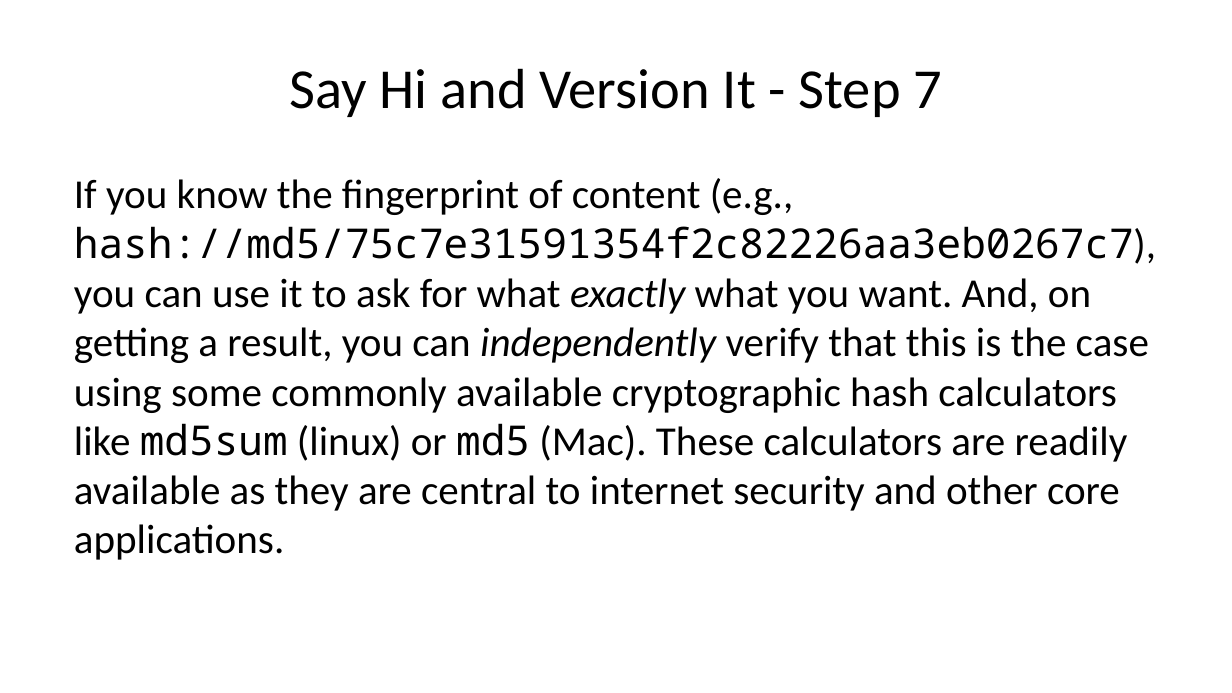
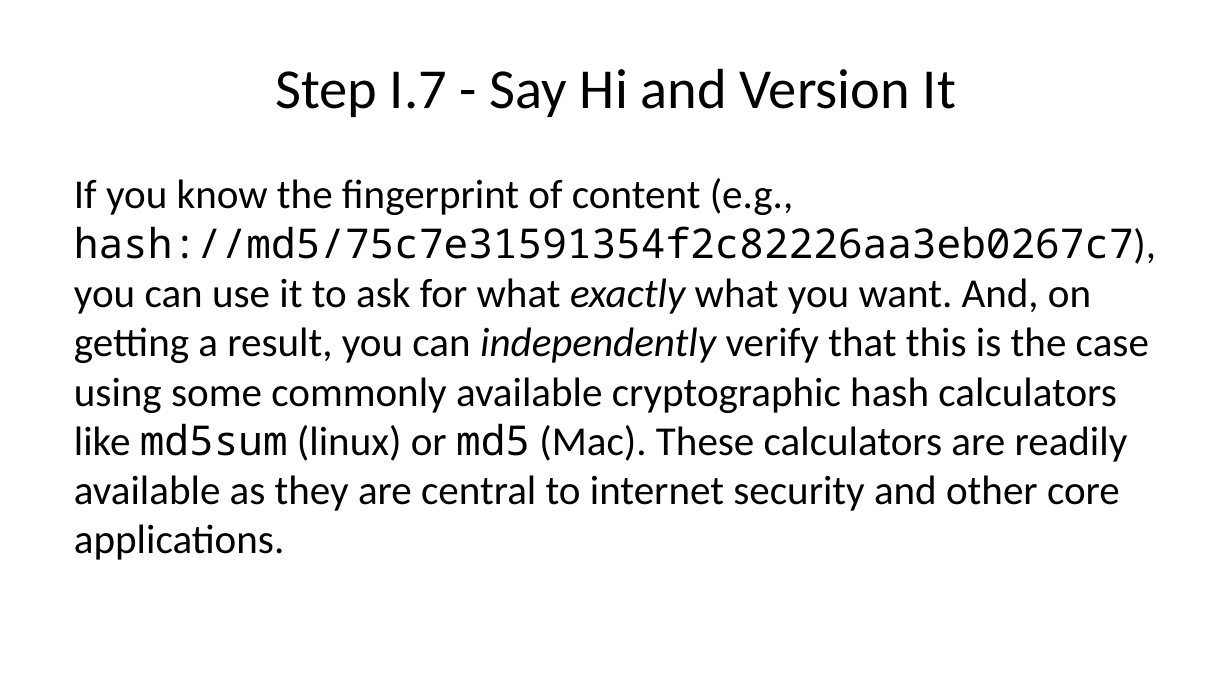
Before and after one commit to bat-literature/bat-literature.github.io, a slide deck: slide 17 of workshop.pptx. Drawn at 1232x693 pixels with LibreOffice and Linux fonts; fonts in the diff are those of the drawing. Boxes give left, top, right and bottom in pixels: in the first picture for what was removed or moved away, otherwise in the second. Text is boxed around its words. In the diff, an @@ line names an element or a change of style, - is before the commit and + after.

```diff
--- a/workshop.pptx
+++ b/workshop.pptx
@@ title at (275, 68, 956, 117): text changed @@
-Say Hi and Version It - Step 7
+Step I.7 - Say Hi and Version It
```
Also in this commit, not shown: 12 other slides changed, 6 slides added, 3 other files.
